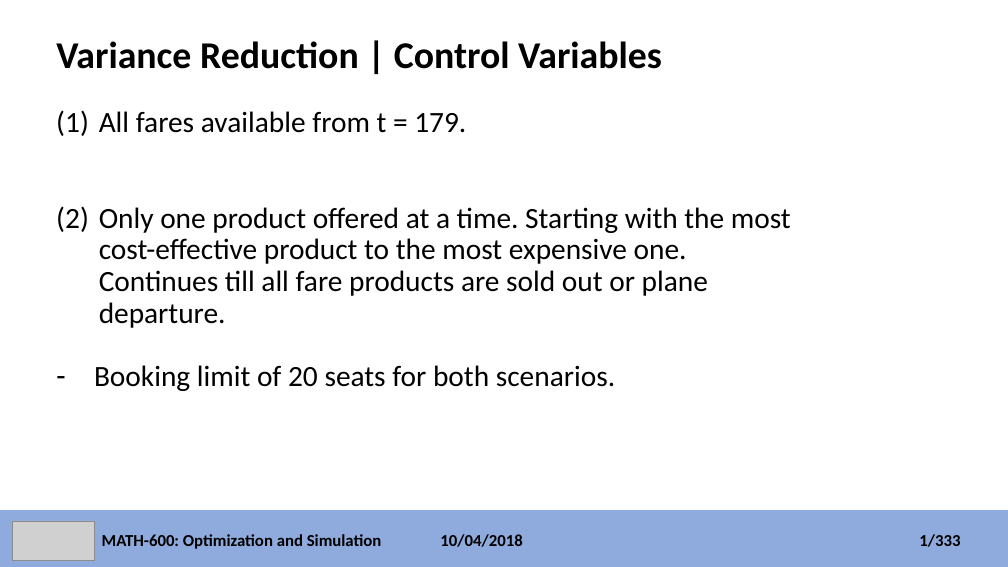
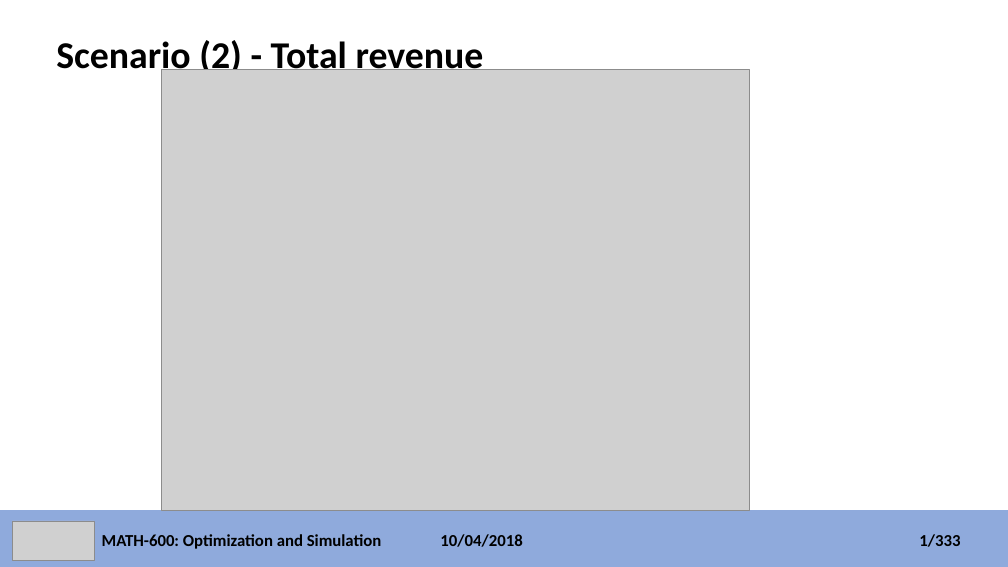
Before and after one commit to faymanns/simulation_and_optimization, a slide deck: slide 17 of simulation_project.pptx (slide 10 before the commit). Drawn at 1008x567 pixels with LibreOffice and Linux fonts; fonts in the diff are those of the drawing; grey boxes stand for pictures. Boxes give left, top, right and bottom in pixels: in the first picture for what was removed or moved away, otherwise in the second. Text is boxed around its words. In the diff, an @@ line names an element or a change of style, - is before the commit and + after.

```diff
--- a/simulation_project.pptx
+++ b/simulation_project.pptx
@@ title at (x1=56, y1=36, x2=484, y2=77): text changed @@
-Variance Reduction | Control Variables
+Scenario (2) - Total revenue
@@ picture added at (x1=161, y1=70, x2=749, y2=510) @@
@@ text removed at (x1=94, y1=111, x2=791, y2=391) @@
-(1) All fares available from t = 179.
-(2) Only one product offered at a time. Starting with the most cost-effective product to the most expensive one. Continues till all fare products are sold out or plane departure.
-– Booking limit of 20 seats for both scenarios.
```
Also in this commit, not shown: 7 other slides changed, 7 slides added.
